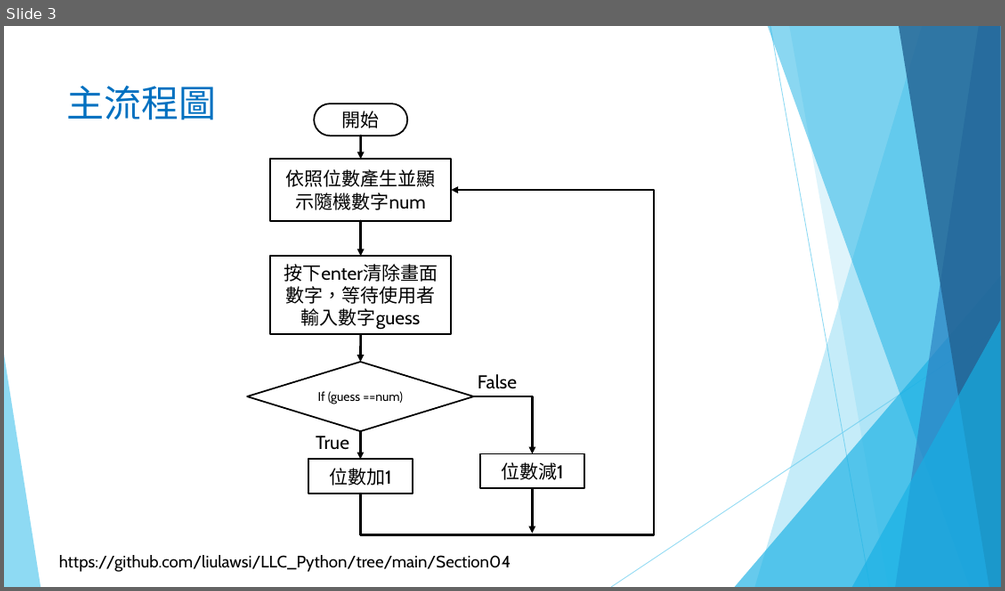
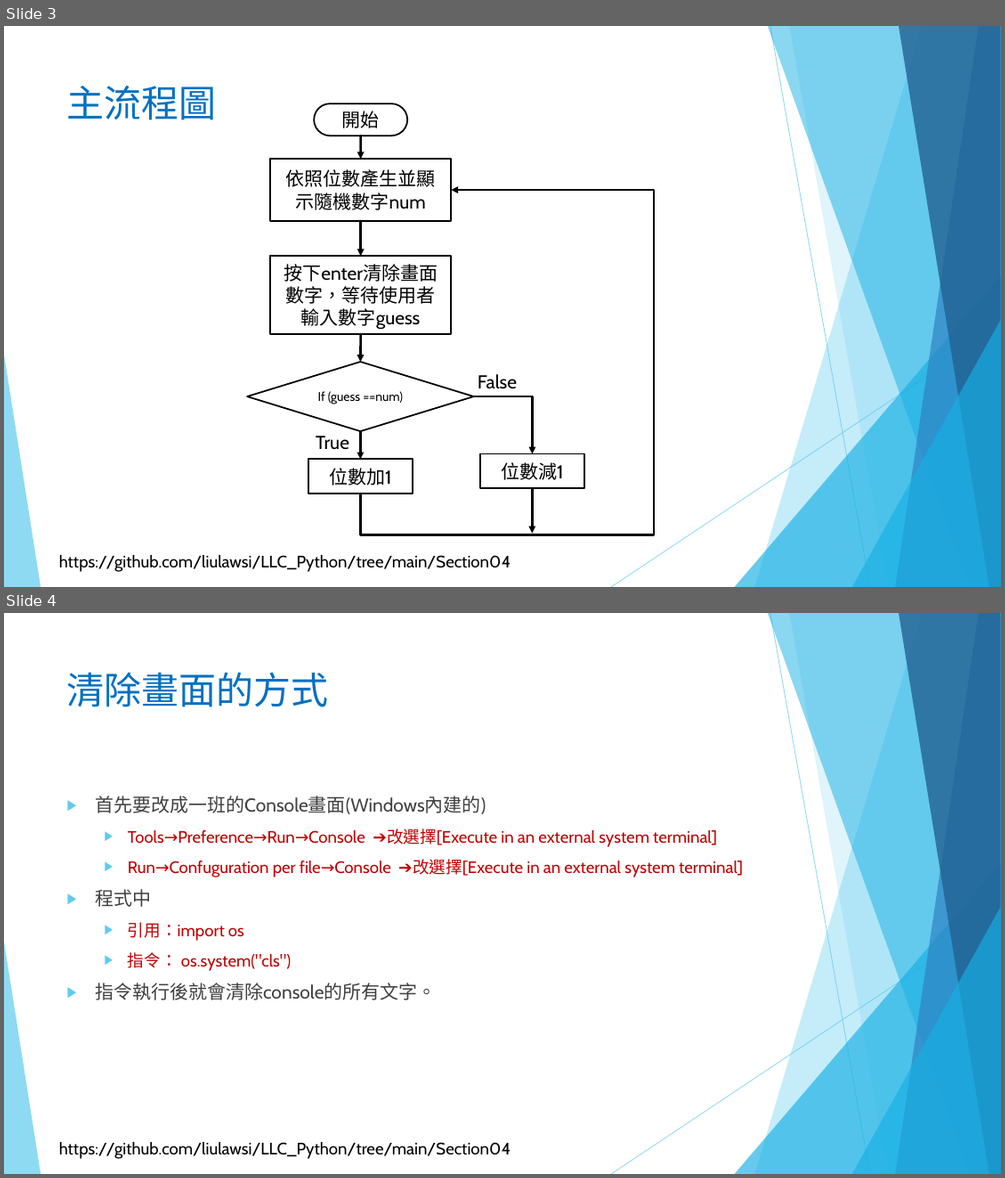
Before and after one commit to liulawsi/My_PPTs, a slide deck: LCC/Python/04c_來個小遊戲2.pptx. Shown one above the other, each under a label of ours: slide 3 before the commit, slides 3 and 4 after it. The pictures are 1005x591 and 1005x1178 pixels, drawn with LibreOffice and Linux fonts; fonts in the diff are those of the drawing; background and template pictures are left out. Boxes give left, top, right and bottom in pixels: in the first picture for what was removed or moved away, otherwise in the second. Text is boxed around its words. In the diff, an @@ line names an element or a change of style, - is before the commit and + after.

```diff
--- a/LCC/Python/04c_來個小遊戲2.pptx
+++ b/LCC/Python/04c_來個小遊戲2.pptx
@@ slide 4 added at (4,613,1001,1174), background #FFFFFF; not listed: 11 template elements that a slide beside it also shows @@
@@ title added at (67,672,329,707), 36 pt, text #0070C0 @@
+清除畫面的方式
@@ text added at (95,795,743,1000), 16 pt, text #C00000 @@
+▶ 首先要改成一班的Console畫面(Windows內建的)
+  ▶ Tools→Preference→Run→Console ➔改選擇[Execute in an external system terminal]
+  ▶ Run→Confuguration per file→Console ➔改選擇[Execute in an external system terminal]
+▶ 程式中
+  ▶ 引用：import os
+  ▶ 指令： os.system("cls")
+▶ 指令執行後就會清除console的所有文字。
```
Also in this commit, not shown: 3 slides changed, 1 other slide added.
